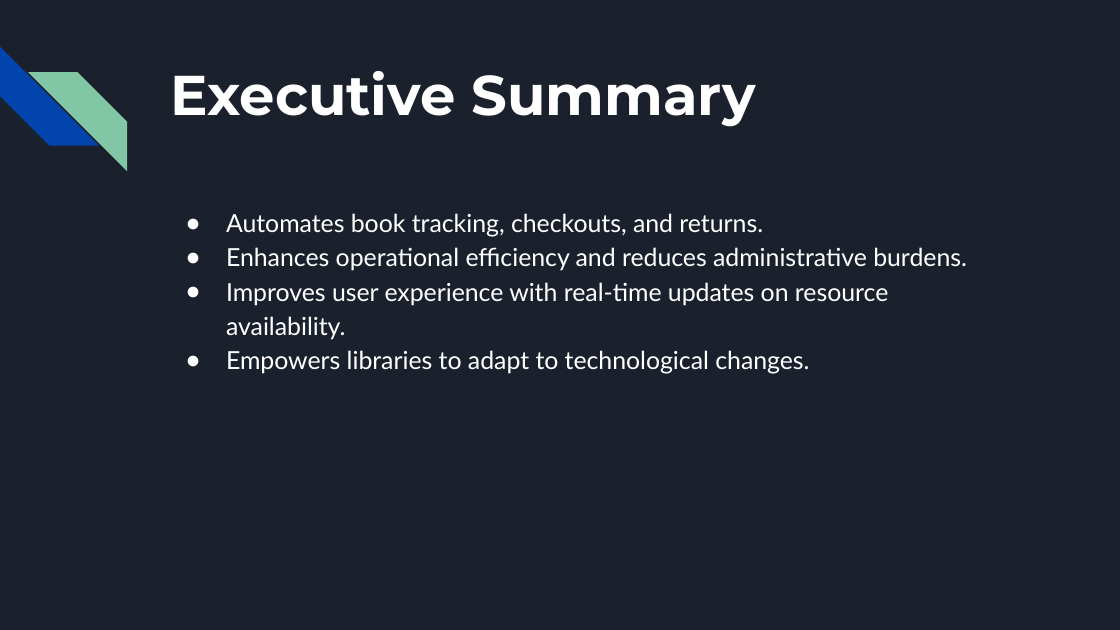
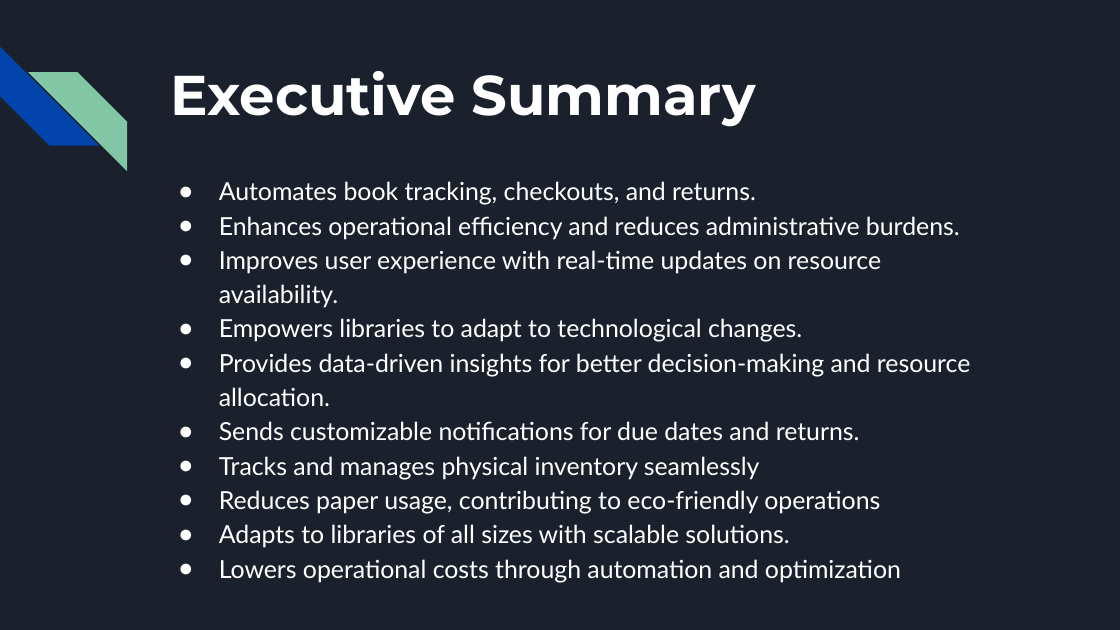
Before and after one commit to ParthPatelA/LibraryManagementSystem, a slide deck: slide 2 of App Dev Project.pptx. Drawn at 1120x630 pixels with LibreOffice and Linux fonts; fonts in the diff are those of the drawing. Boxes give left, top, right and bottom in pixels: in the first picture for what was removed or moved away, otherwise in the second. Text is boxed around its words. In the diff, an @@ line names an element or a change of style, - is before the commit and + after.

```diff
--- a/App Dev Project.pptx
+++ b/App Dev Project.pptx
@@ text "Automates book tracking, checkouts, and ...": place and size @@
-text "Automates book tracking, checkouts, and ..." at box(226, 213, 967, 374)
+text "Automates book tracking, checkouts, and ..." at box(219, 181, 970, 583)
@@ text at box(219, 353, 970, 583): paragraphs added @@
+● Provides data-driven insights for better decision-making and resource allocation.
+● Sends customizable notifications for due dates and returns.
+● Tracks and manages physical inventory seamlessly
+● Reduces paper usage, contributing to eco-friendly operations
+● Adapts to libraries of all sizes with scalable solutions.
+● Lowers operational costs through automation and optimization
```
Also in this commit, not shown: 4 other slides changed.
